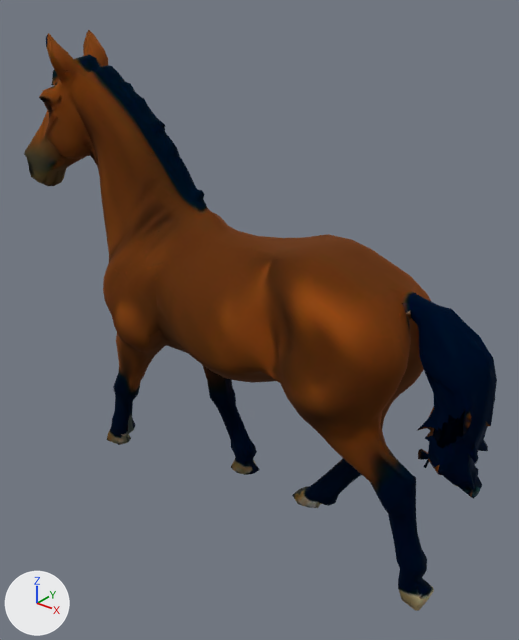
One commit to the glTF model assets/generados/modelos/local/caballo_criollo.glb: the scene before it, then after it.
Camera for both pictures: a camera (50 mm lens) standing at (0.728, -0.837, 0.879) and looking at (0.048, 0.013, 0.352). Arrows for +X, +Y and +Z are at lower left; the lights stay in place. The picture after the commit comes second. Mesh edges are drawn as thin lines on the coarser meshes. Where no turn or scale is listed for an object, it has been applied to the vertices.

Script lines for the objects in view, before the commit:
```python
me_geometry_0 = bpy.data.meshes.new('geometry_0')
me_geometry_0.from_pydata(...)  # 2017 vertices, 4000 faces; spans x -0.461..0.461, y -0.12..0.12, z 0.0..0.788
me_geometry_0.materials.append(mat_material_0)  # picture img_image_0
ob_animal = bpy.data.objects.new('animal', me_geometry_0)
ob_animal.location = (0.0, 0.0, 0.0)
```
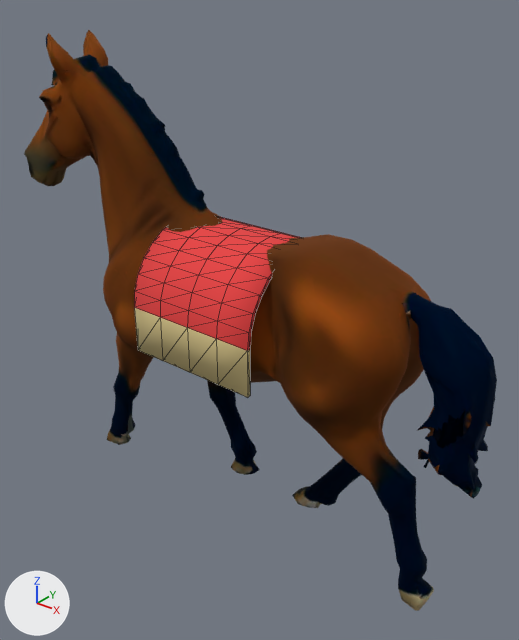
The newer file is also rescaled (x0.833), turned or shifted as a whole; pictures and numbers use the older file's frame.

What changed in the scene script:
```text
Add mat_equipo:
    mat_equipo = principled_material('equipo')
    mat_equipo.base_color = (0.8, 0.05, 0.05)  # red #e73f3f
    mat_equipo.roughness = 0.9
Add mat_equipo_borde:
    mat_equipo_borde = principled_material('equipo_borde')
    mat_equipo_borde.base_color = (0.79, 0.64, 0.29)  # yellow #e6d193
    mat_equipo_borde.roughness = 0.9
Add me_manta:
    me_manta.from_pydata(...)  # 170 vertices, 336 faces; spans x -0.1..0.14, y -0.129..0.129, z 0.305..0.51
    # faces by material slot: [280, 56]
    me_manta.materials.append(mat_equipo)  # red #e73f3f
    me_manta.materials.append(mat_equipo_borde)  # yellow #e6d193
Add ob_manta:
    ob_manta = bpy.data.objects.new('manta', me_manta)
    ob_manta.location = (0.0, 0.0, 0.0)
```

Pixel boxes (x1, y1, x2, y2) of what changed, in the pictures (519 x 640 px):
'manta', added: after (134, 217, 301, 397)
    faces in mat_equipo (red #e73f3f): (134, 217, 301, 351)
    faces in mat_equipo_borde (yellow #e6d193): (134, 307, 250, 397)
